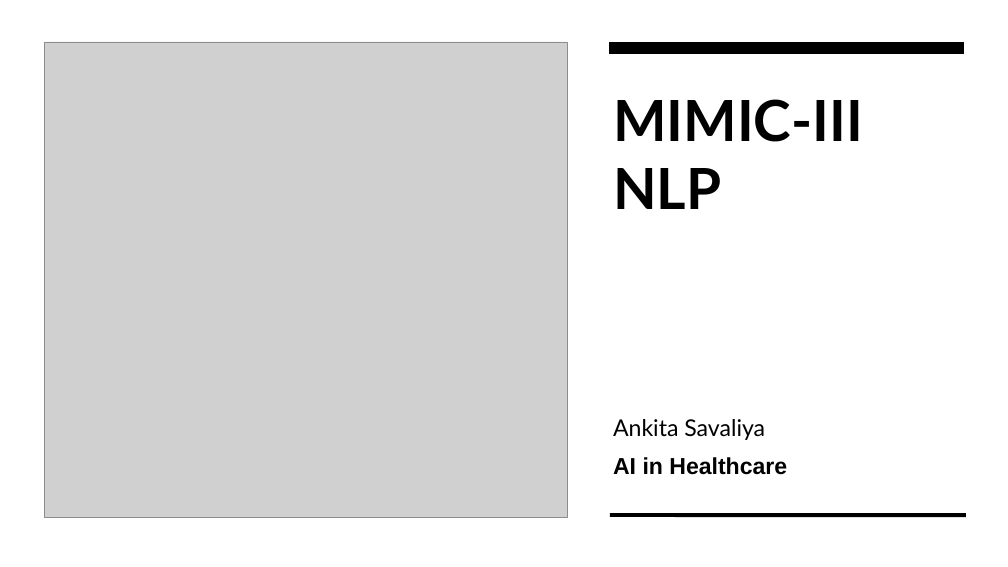
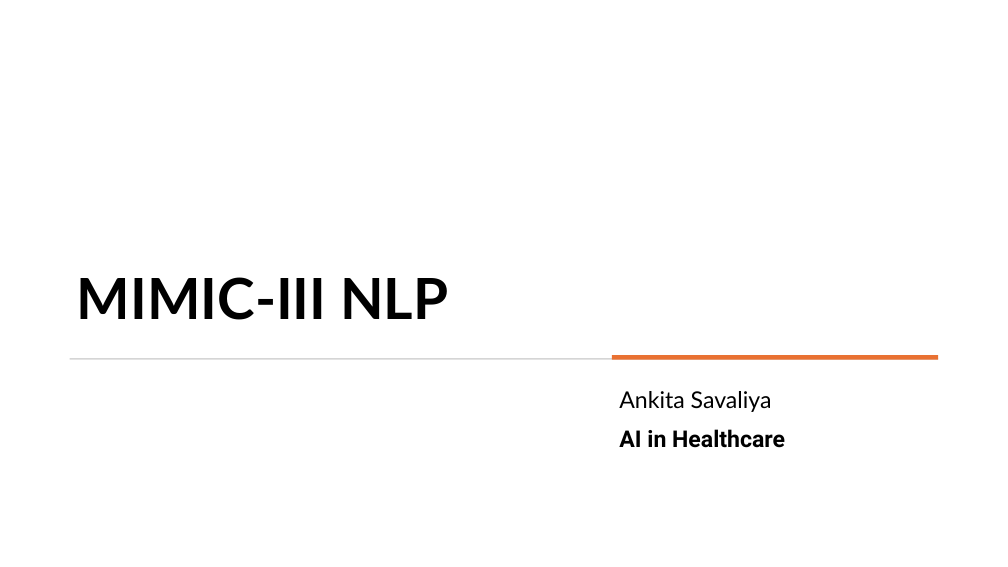
Before and after one commit to AnkitaSavaliya/AIH, a slide deck: slide 1 of MIMIC-III_NLP.pptx. Drawn at 1008x567 pixels with LibreOffice and Linux fonts; fonts in the diff are those of the drawing; grey boxes stand for pictures. Boxes give left, top, right and bottom in pixels: in the first picture for what was removed or moved away, otherwise in the second. Text is boxed around its words. In the diff, an @@ line names an element or a change of style, - is before the commit and + after.

```diff
--- a/MIMIC-III_NLP.pptx
+++ b/MIMIC-III_NLP.pptx
@@ rectangle removed at (0,0,1008,567) @@
@@ picture removed at (45,42,568,517) @@
@@ freeform shape removed at (609,42,964,54) @@
@@ title "MIMIC-III NLP": place and size @@
-title "MIMIC-III NLP" at (613,99,863,209)
+title "MIMIC-III NLP" at (77,277,448,320)
@@ title "MIMIC-III NLP" at (77,277,448,320): line spacing 1 to 0.9; vertical alignment top to bottom @@
@@ rectangle added at (70,358,938,360), fill #D5D5D5 @@
@@ rectangle added at (612,355,938,360), fill #E97132 @@
@@ subtitle "Ankita Savaliya": place and size @@
-subtitle "Ankita Savaliya" at (613,419,787,475)
+subtitle "Ankita Savaliya" at (619,391,785,448)
@@ subtitle "Ankita Savaliya" at (619,391,785,448): vertical alignment bottom to top @@
@@ subtitle at (619,429,785,448): font Arial to Roboto in "AI in Healthcare" @@
@@ freeform shape removed at (610,513,966,517) @@
```
Also in this commit, not shown: 9 other slides changed, 15 slides added, 6 slides removed, 3 other files.
